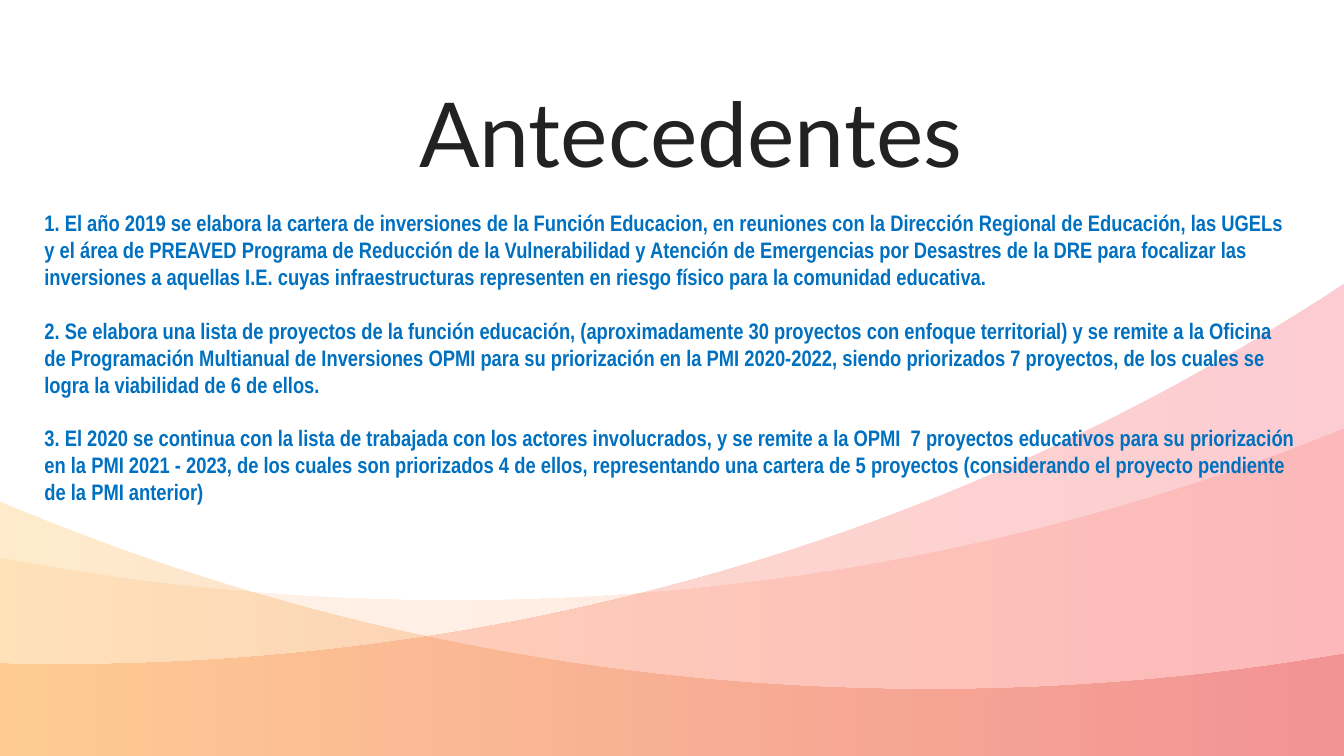
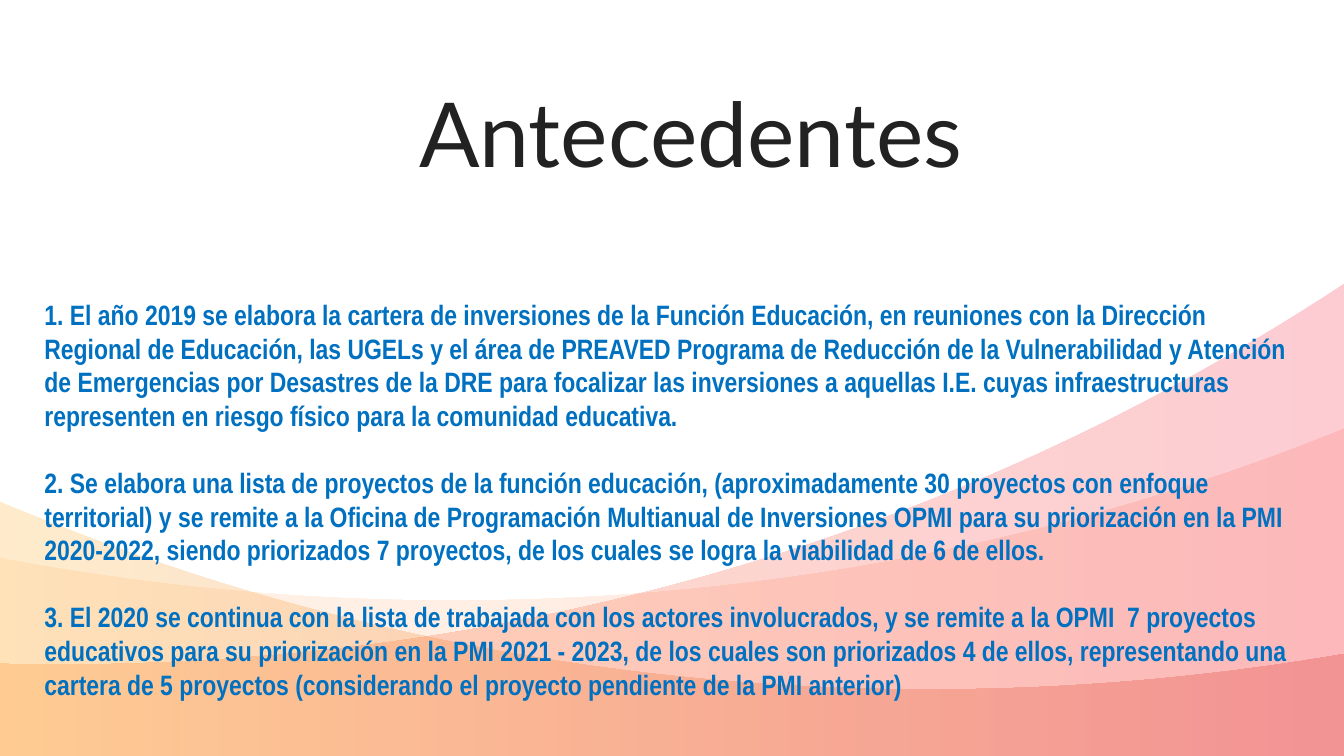
Before and after one commit to ORFEI-GRAP/Gestion-ORFEI, a slide deck: slide 2 of Proyectos Funcion Educacion.pptx. Drawn at 1344x756 pixels with LibreOffice and Linux fonts; fonts in the diff are those of the drawing. Boxes give left, top, right and bottom in pixels: in the first picture for what was removed or moved away, otherwise in the second. Text is boxed around its words. In the diff, an @@ line names an element or a change of style, - is before the commit and + after.

```diff
--- a/Proyectos Funcion Educacion.pptx
+++ b/Proyectos Funcion Educacion.pptx
@@ title at <box>44,304,1286,700</box>: text changed; size 12 to 15 pt @@
-1. El año 2019 se elabora la cartera de inversiones de la Función Educacion, en reuniones con la Dirección Regional de Educación, las UGELs y el área de PREAVED Programa de Reducción de la Vulnerabilidad y Atención de Emergencias por Desastres de la DRE para focalizar las inversiones a aquellas I.E. cuyas infraestructuras representen en riesgo físico para la comunidad educativa.
-2. Se elabora una lista de proyectos de la función educación, (aproximadamente 30 proyectos con enfoque territorial) y se remite a la Oficina de Programación Multianual de Inversiones OPMI para su priorización en la PMI 2020-2022, siendo priorizados 7 proyectos, de los cuales se logra la viabilidad de 6 de ellos.
-3. El 2020 se continua con la lista de trabajada con los actores involucrados, y se remite a la OPMI 7 proyectos educativos para su priorización en la PMI 2021 - 2023, de los cuales son priorizados 4 de ellos, representando una cartera de 5 proyectos (considerando el proyecto pendiente de la PMI anterior)
+1. El año 2019 se elabora la cartera de inversiones de la Función Educación, en reuniones con la Dirección Regional de Educación, las UGELs y el área de PREAVED Programa de Reducción de la Vulnerabilidad y Atención de Emergencias por Desastres de la DRE para focalizar las inversiones a aquellas I.E. cuyas infraestructuras representen en riesgo físico para la comunidad educativa.
+2. Se elabora una lista de proyectos de la función educación, (aproximadamente 30 proyectos con enfoque territorial) y se remite a la Oficina de Programación Multianual de Inversiones OPMI para su priorización en la PMI 2020-2022, siendo priorizados 7 proyectos, de los cuales se logra la viabilidad de 6 de ellos.
+3. El 2020 se continua con la lista de trabajada con los actores involucrados, y se remite a la OPMI 7 proyectos educativos para su priorización en la PMI 2021 - 2023, de los cuales son priorizados 4 de ellos, representando una cartera de 5 proyectos (considerando el proyecto pendiente de la PMI anterior)
```
Also in this commit, not shown: 2 other slides changed, 1 slide added, 3 other files.
